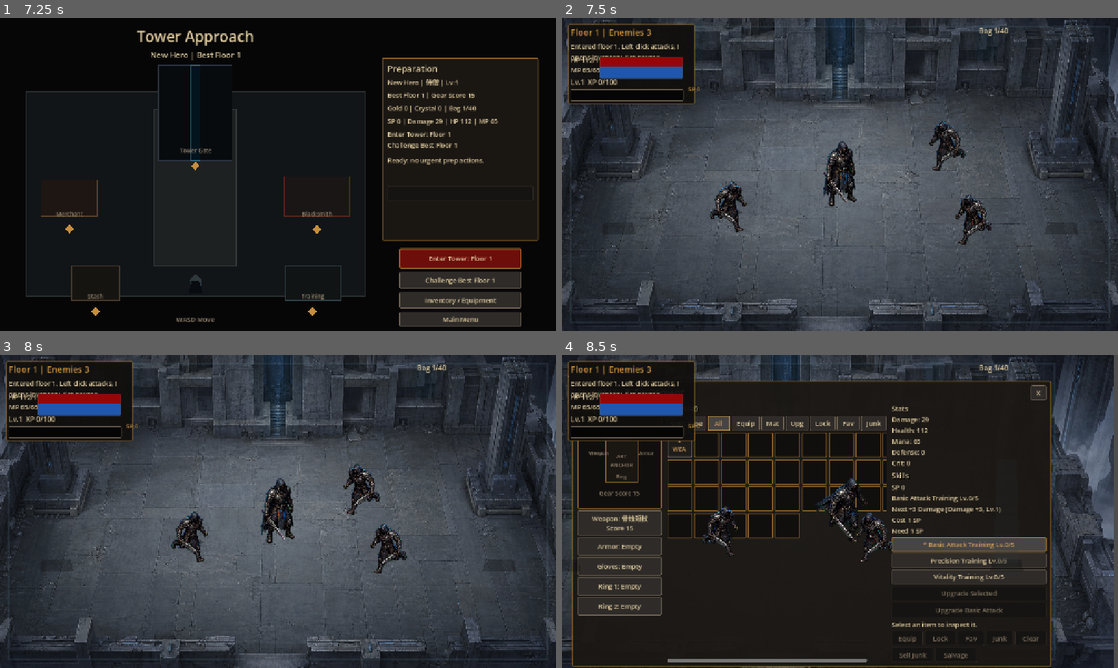
Above: before the commit, frames 1-4 (two rows, left to right).
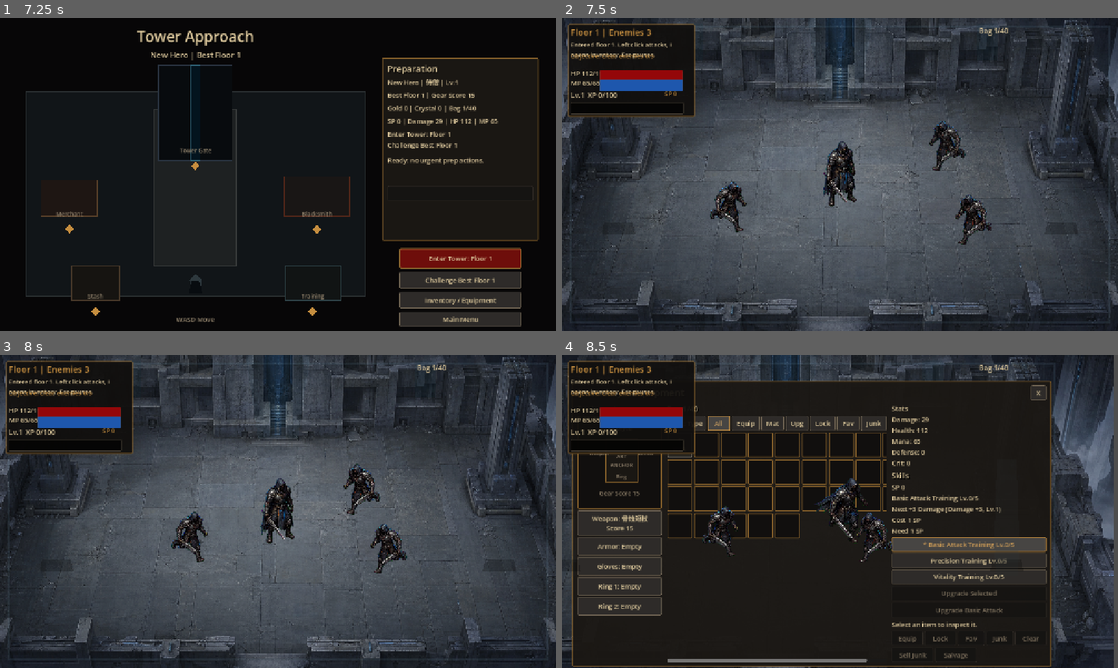
Above: after the commit, the same moments.

Repository: huhejie2009/dark-tower-2d-arpg
Game: Godot game, scene res://scenes/MainMenu.tscn
Same seed, same stepped clock (60 frames per second), same inputs: the game is played once before the commit and once after it.
Inputs (mouse positions are in pixels of both pictures, inside the frame that each line leads up to):
- Up to frame 1 (7.25 s): click "Start Game" at 0.5 s; click "slot_1 Empty Click to select" at 1.25 s; click "slot_2 Empty Click to select" at 2 s; click "slot_3 Empty Click to select" at 2.75 s; click "战士" at 3.5 s; click "游侠" at 4.25 s; click "法师" at 5 s; click "侍僧" at 5.75 s; click "Create In Selected Empty Slot" at 6.5 s
- Up to frame 2 (7.5 s): click "Enter Tower: Floor 1" at 7.25 s
- Up to frame 3 (8 s): no input
- Up to frame 4 (8.5 s): tap Enter at 8 s; move the mouse to (962, 495) at 8.02 s; hold D (move_right) from 8.03 s (still down); tap I at 8.1 s; click (962, 495) at 8.17 s

Frame 1 is identical in both runs. In frame 2, 3.4% of the frame differs, in the area x 1-25%, y 7-32%; in frame 3, 3.4%; in frame 4, 2.9%.

Commit message:
Show room objective in HUD

Diff:
--- a/scripts/app/Game2D.gd
+++ b/scripts/app/Game2D.gd
@@ -11,6 +11,7 @@
 const LootNotificationServiceScript := preload("res://scripts/data/LootNotificationService.gd")
 const LootRulesScript := preload("res://scripts/rules/LootRules.gd")
 const FloorRulesScript := preload("res://scripts/rules/FloorRules.gd")
+const RoomObjectiveServiceScript := preload("res://scripts/data/RoomObjectiveService.gd")
 const TowerProgressServiceScript := preload("res://scripts/data/TowerProgressService.gd")
 const TowerRunStartServiceScript := preload("res://scripts/data/TowerRunStartService.gd")
 const SceneRouterScript := preload("res://scripts/app/SceneRouter.gd")
@@ -68,6 +69,7 @@
 ]
 var current_floor: int = 1
 var current_floor_template: Dictionary = {}
+var room_objective_state: Dictionary = {}
 var enemies_alive: int = 0
 var kill_index: int = 0
 var floor_kill_count: int = 0
@@ -642,6 +644,7 @@
 
 func _spawn_floor_template(template: Dictionary) -> void:
 	current_floor_template = template.duplicate(true)
+	room_objective_state = RoomObjectiveServiceScript.build_state(current_floor_template)
 	_clear_active_enemies()
 	enemies_alive = 0
 	floor_kill_count = 0
@@ -673,7 +676,9 @@
 	enemies_alive = maxi(0, enemies_alive - 1)
 	kill_index += 1
 	floor_kill_count += 1
-	var xp_result := _award_enemy_experience(_build_enemy_experience_source(enemy))
+	var defeated_enemy_data := _build_enemy_experience_source(enemy)
+	room_objective_state = RoomObjectiveServiceScript.record_enemy_defeated(room_objective_state, defeated_enemy_data)
+	var xp_result := _award_enemy_experience(defeated_enemy_data)
 	if enemy is Node2D:
 		_spawn_drop((enemy as Node2D).global_position)
 	if enemies_alive <= 0:
@@ -1210,6 +1215,9 @@
 func _get_p2_loot_loop_report_for_test() -> Dictionary:
 	return P2LootLoopMetricsRecorderScript.build_acceptance_report(p2_loot_loop_metrics)
 
+func get_room_objective_state_for_test() -> Dictionary:
+	return room_objective_state.duplicate(true)
+
 func _set_p2_loot_loop_elapsed_seconds_for_test(seconds: float) -> void:
 	p2_loot_loop_metrics = P2LootLoopMetricsRecorderScript.record_elapsed_seconds(p2_loot_loop_metrics, seconds)
 
@@ -1227,6 +1235,8 @@
 		return
 	hud.set_status("Floor %d | Enemies %d" % [current_floor, enemies_alive])
 	hud.set_log(message)
+	if hud.has_method("set_objective"):
+		hud.set_objective(str(room_objective_state.get("hud_text", "")))
 	var capacity: Dictionary = InventoryDataServiceScript.build_capacity_summary(Dictionary(player_data.get("inventory", {})))
 	hud.set_inventory(str(capacity.get("summary_text", "Bag 0/40")))
 	if hud.has_method("set_player_vitals"):
--- a/scripts/ui/HudController.gd
+++ b/scripts/ui/HudController.gd
@@ -6,6 +6,7 @@
 var hud_panel: PanelContainer
 var status_label: Label
 var log_label: Label
+var objective_label: Label
 var health_label: Label
 var health_bar: ProgressBar
 var mana_label: Label
@@ -22,33 +23,37 @@
 	hud_panel = PanelContainer.new()
 	hud_panel.name = "DarkArpgHudPanel"
 	hud_panel.position = Vector2(14, 14)
-	hud_panel.size = Vector2(292, 184)
+	hud_panel.size = Vector2(292, 214)
 	DarkArpgUiThemeScript.style_panel(hud_panel)
 	add_child(hud_panel)
 
 	status_label = _make_label("StatusLabel", Vector2(20, 18), 20, DarkArpgUiThemeScript.COLOR_GOLD)
-	log_label = _make_label("LogLabel", Vector2(20, 54), 15, DarkArpgUiThemeScript.COLOR_BONE)
-	health_label = _make_label("HealthLabel", Vector2(20, 86), 15, DarkArpgUiThemeScript.COLOR_BONE)
-	health_bar = _make_bar("HealthBar", Vector2(88, 90), Vector2(190, 12), DarkArpgUiThemeScript.COLOR_HEALTH)
-	mana_label = _make_label("ManaLabel", Vector2(20, 108), 15, DarkArpgUiThemeScript.COLOR_BONE)
-	mana_bar = _make_bar("ManaBar", Vector2(88, 112), Vector2(190, 12), DarkArpgUiThemeScript.COLOR_MANA)
-	level_label = _make_label("LevelLabel", Vector2(20, 136), 16, DarkArpgUiThemeScript.COLOR_BONE)
+	log_label = _make_label("LogLabel", Vector2(20, 52), 14, DarkArpgUiThemeScript.COLOR_BONE)
+	log_label.size = Vector2(260, 26)
+	objective_label = _make_label("ObjectiveLabel", Vector2(20, 78), 14, DarkArpgUiThemeScript.COLOR_GOLD)
+	objective_label.size = Vector2(260, 36)
+	health_label = _make_label("HealthLabel", Vector2(20, 116), 15, DarkArpgUiThemeScript.COLOR_BONE)
+	health_bar = _make_bar("HealthBar", Vector2(88, 120), Vector2(190, 12), DarkArpgUiThemeScript.COLOR_HEALTH)
+	mana_label = _make_label("ManaLabel", Vector2(20, 138), 15, DarkArpgUiThemeScript.COLOR_BONE)
+	mana_bar = _make_bar("ManaBar", Vector2(88, 142), Vector2(190, 12), DarkArpgUiThemeScript.COLOR_MANA)
+	level_label = _make_label("LevelLabel", Vector2(20, 166), 16, DarkArpgUiThemeScript.COLOR_BONE)
 	experience_bar = ProgressBar.new()
 	experience_bar.name = "ExperienceBar"
-	experience_bar.position = Vector2(20, 164)
+	experience_bar.position = Vector2(20, 194)
 	experience_bar.size = Vector2(260, 14)
 	experience_bar.min_value = 0
 	experience_bar.max_value = 100
 	experience_bar.value = 0
 	experience_bar.show_percentage = false
 	DarkArpgUiThemeScript.style_bar(experience_bar, DarkArpgUiThemeScript.COLOR_XP)
-	skill_point_label = _make_label("SkillPointLabel", Vector2(290, 154), 14, DarkArpgUiThemeScript.COLOR_GOLD)
+	skill_point_label = _make_label("SkillPointLabel", Vector2(236, 164), 14, DarkArpgUiThemeScript.COLOR_GOLD)
 	inventory_label = _make_label("InventoryLabel", Vector2(960, 18), 16, DarkArpgUiThemeScript.COLOR_BONE)
 	loot_notification_label = _make_label("LootNotificationLabel", Vector2(860, 54), 15, DarkArpgUiThemeScript.COLOR_BONE)
 	loot_notification_label.size = Vector2(380, 110)
 	loot_notification_label.visible = false
 	add_child(status_label)
 	add_child(log_label)
+	add_child(objective_label)
 	add_child(health_label)
 	add_child(health_bar)
 	add_child(mana_label)
@@ -68,6 +73,13 @@
 func set_log(text: String) -> void:
 	if is_instance_valid(log_label):
 		log_label.text = text
+
+func set_objective(text: String) -> void:
+	if is_instance_valid(objective_label):
+		objective_label.text = text
+
+func get_objective_text_for_test() -> String:
+	return objective_label.text if is_instance_valid(objective_label) else ""
 
 func set_inventory(text: String) -> void:
 	if is_instance_valid(inventory_label):
--- /dev/null
+++ b/tests/regression/regression_room_objective_hud_contract.gd
@@ -0,0 +1,37 @@
+extends SceneTree
+
+const GameScene := preload("res://scenes/Game2D.tscn")
+
+var failures: Array[String] = []
+
+func _initialize() -> void:
+	call_deferred("_run")
+
+func _run() -> void:
+	var scene := GameScene.instantiate()
+	root.add_child(scene)
+	await process_frame
+	await process_frame
+	_expect(scene.has_method("get_room_objective_state_for_test"), "Game2D should expose objective state for QA")
+	var state: Dictionary = scene.call("get_room_objective_state_for_test") if scene.has_method("get_room_objective_state_for_test") else {}
+	_expect(str(state.get("hud_text", "")).contains("Objective:"), "objective state should include HUD text")
+	var hud := scene.get("hud") as Node
+	_expect(is_instance_valid(hud), "HUD should exist")
+	if is_instance_valid(hud) and hud.has_method("get_objective_text_for_test"):
+		_expect(str(hud.call("get_objective_text_for_test")).contains("Objective:"), "HUD should show objective text")
+	scene.queue_free()
+	await process_frame
+	_finish()
+
+func _finish() -> void:
+	if failures.is_empty():
+		print("NEW_PROJECT_ROOM_OBJECTIVE_HUD_CONTRACT_OK")
+		quit(0)
+	else:
+		for failure in failures:
+			push_error(failure)
+		quit(1)
+
+func _expect(condition: bool, message: String) -> void:
+	if not condition:
+		failures.append(message)
